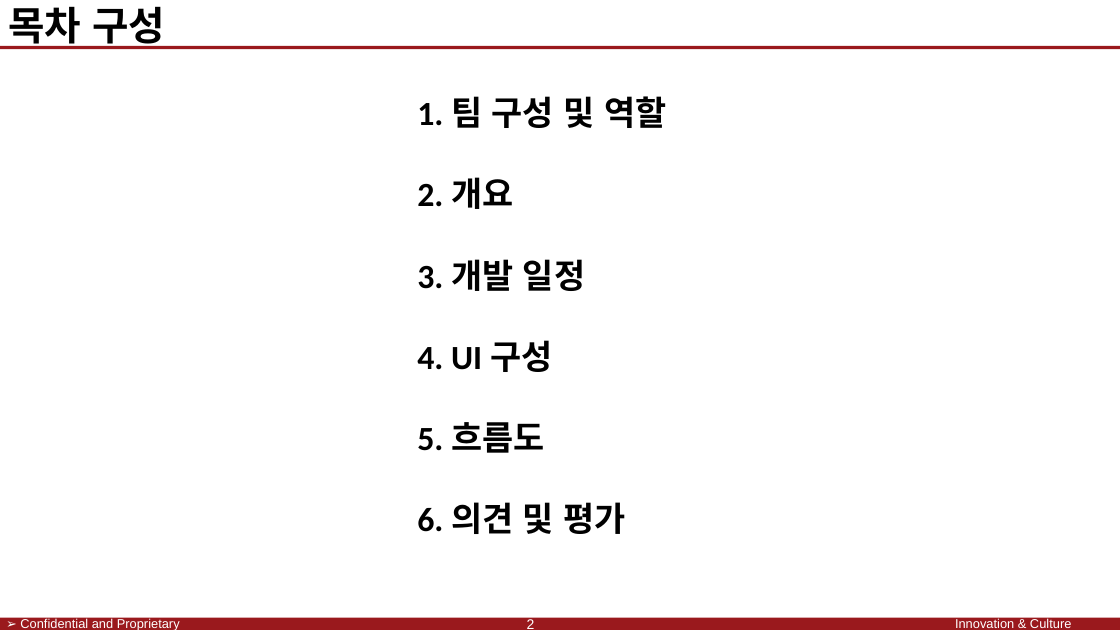
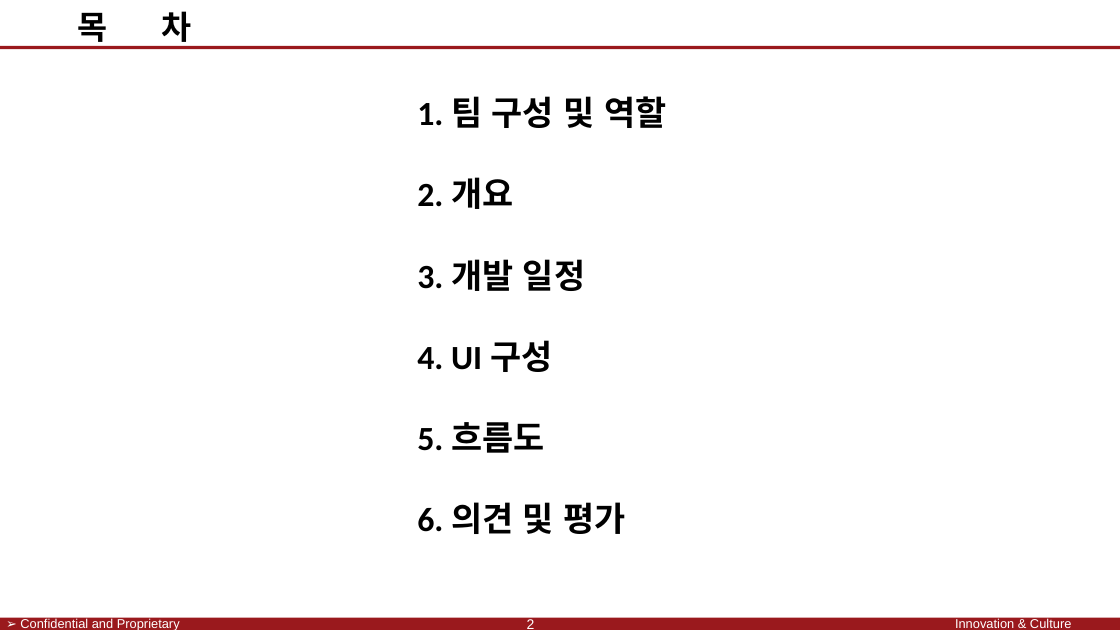
Before and after one commit to SaintSeong/JusungProject, a slide deck: slide 2 of A조 발표.pptx. Drawn at 1120x630 pixels with LibreOffice and Linux fonts; fonts in the diff are those of the drawing; background and template pictures are left out. Boxes give left, top, right and bottom in pixels: in the first picture for what was removed or moved away, otherwise in the second. Text is boxed around its words. In the diff, an @@ line names an element or a change of style, - is before the commit and + after.

```diff
--- a/A조 발표.pptx
+++ b/A조 발표.pptx
@@ text at [77, 11, 191, 48]: text changed; size 34 to 28 pt @@
-목차 구성
+목 차
```
Also in this commit, not shown: 10 other slides changed, 3 slides added, 1 other file.
